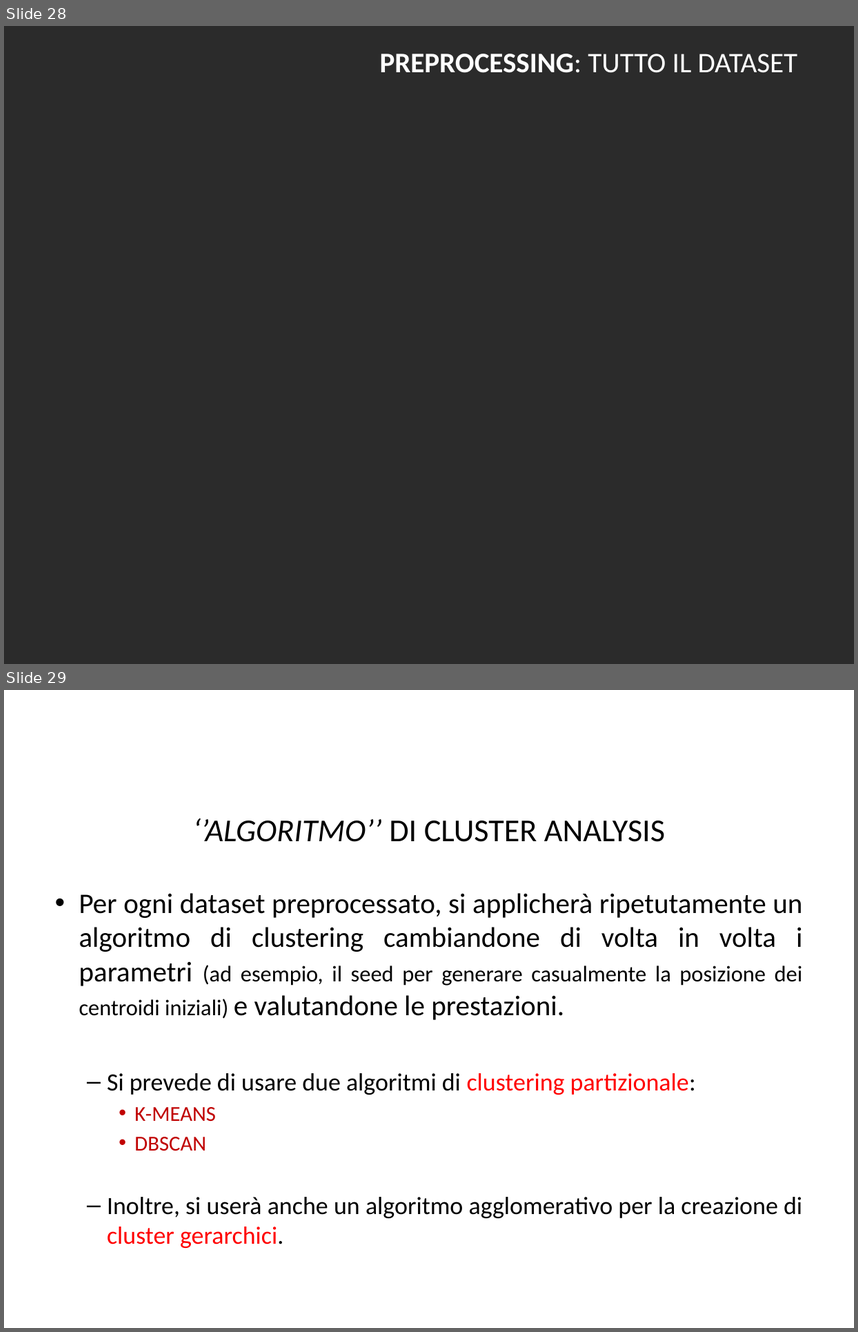
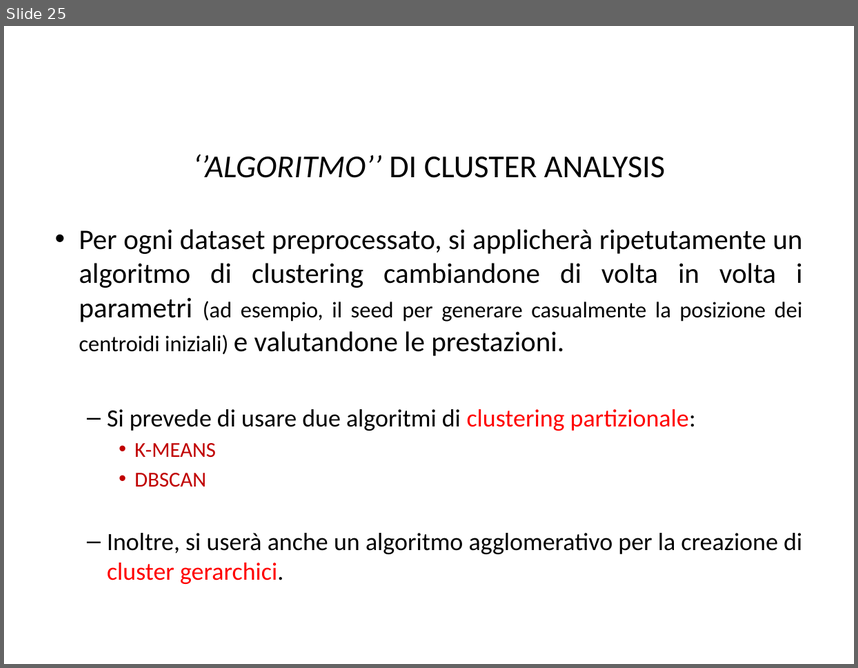
Before and after one commit to BlacknDecker/unifi, a slide deck: relazione-min.pptx. Shown one above the other, each under a label of ours: slides 28 and 29 before the commit, slide 25 after it. The pictures are 858x1332 and 858x668 pixels, drawn with LibreOffice and Linux fonts; fonts in the diff are those of the drawing; background and template pictures are left out; a plain dark background stands for a picture behind light text. Boxes give left, top, right and bottom in pixels: in the first picture for what was removed or moved away, otherwise in the second. Text is boxed around its words. In the diff, an @@ line names an element or a change of style, - is before the commit and + after.

```diff
--- a/relazione-min.pptx
+++ b/relazione-min.pptx
@@ slide 28 removed at (4,26,854,664), background picture (left out) @@
@@ text removed at (380,54,798,73) @@
-PREPROCESSING: TUTTO IL DATASET
@@ what was slide 29 is now slide 25 @@
```
Also in this commit, not shown: 7 slides changed, 3 other slides removed.
